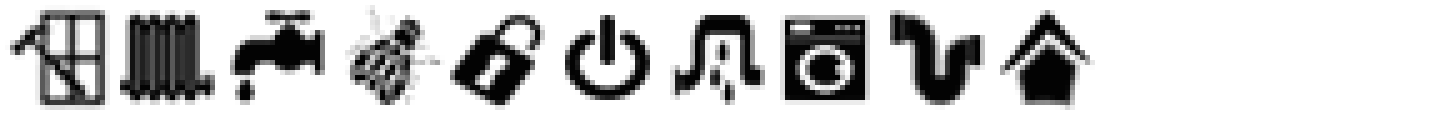
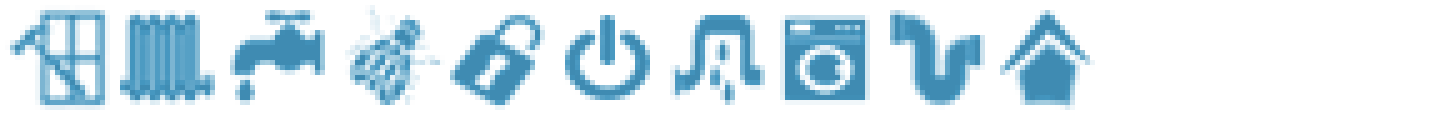
Two versions of the same layered image (1435x115). Layer-by-layer changes:
added layer "Layer 10 copy" (multiply, 99%) above "Layer 10" over [5, 5, 1095, 110]
hid "Layer 10" over [5, 5, 1095, 110]
